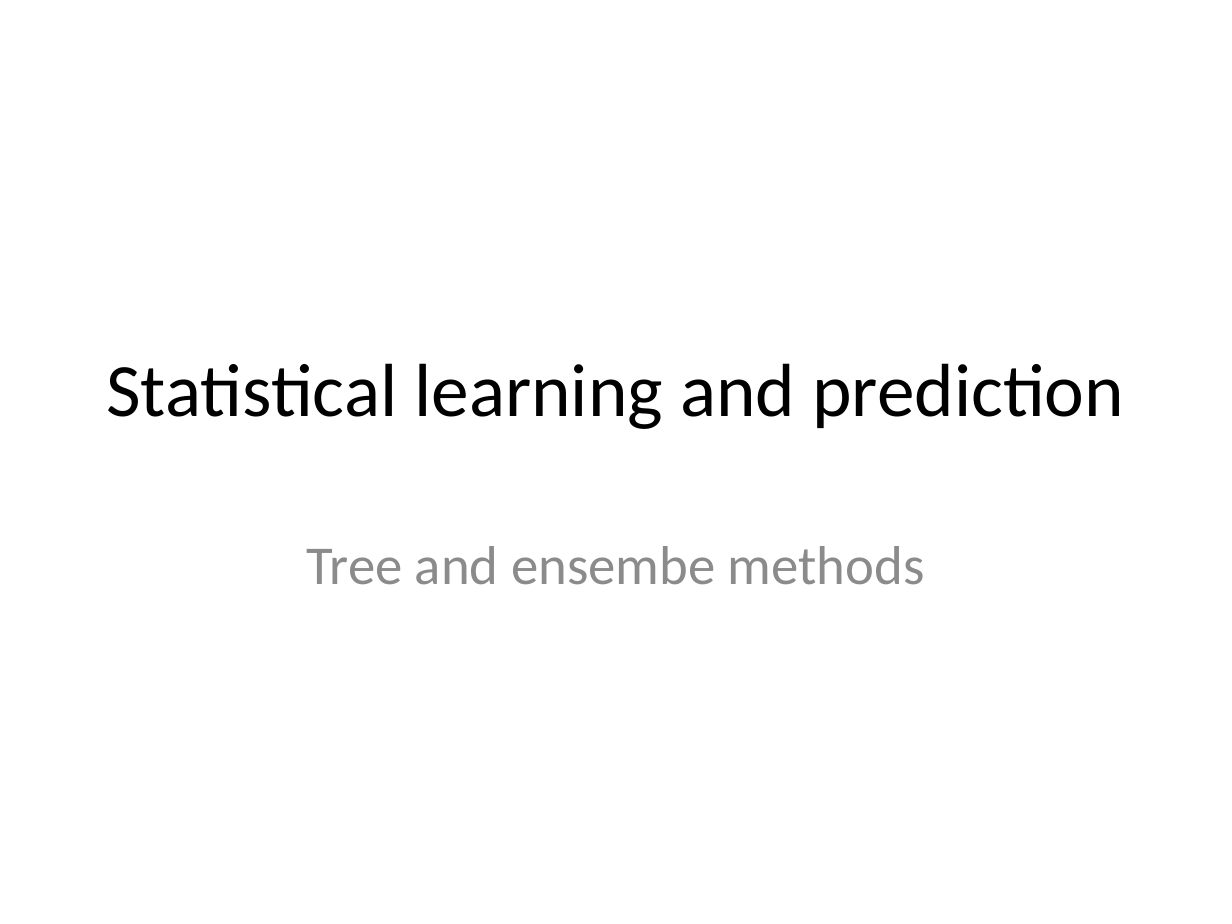
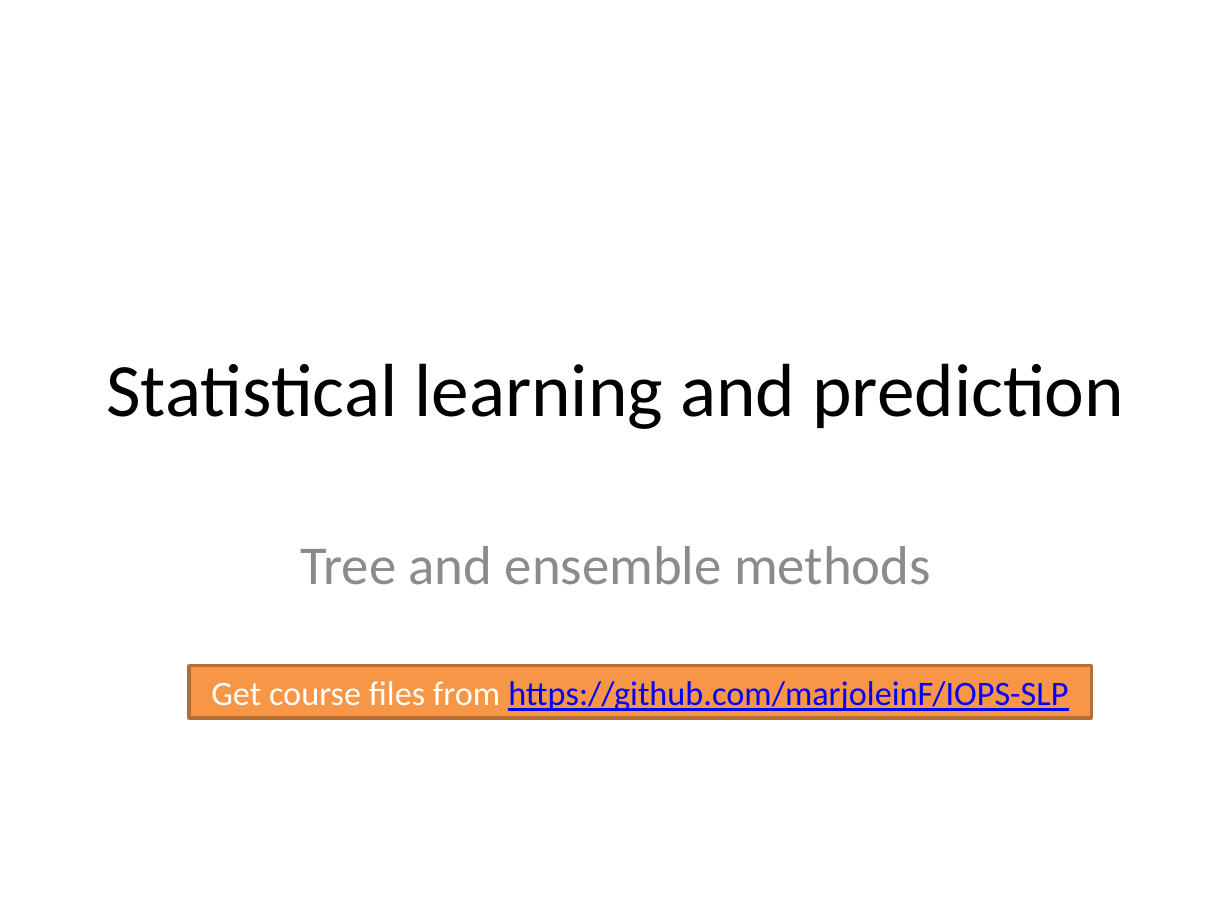
Before and after one commit to marjoleinF/IOPS-SLP, a slide deck: slide 1 of IOPS - trees & ensembles.pptx. Drawn at 1232x924 pixels with LibreOffice and Linux fonts; fonts in the diff are those of the drawing. Boxes give left, top, right and bottom in pixels: in the first picture for what was removed or moved away, otherwise in the second. Text is boxed around its words. In the diff, an @@ line names an element or a change of style, - is before the commit and + after.

```diff
--- a/IOPS - trees & ensembles.pptx
+++ b/IOPS - trees & ensembles.pptx
@@ subtitle at <box>300,546,931,585</box>: text changed @@
-Tree and ensembe methods
+Tree and ensemble methods
@@ rectangle added at <box>190,665,1092,717</box>, fill #F79646, outline #B76F34 2 pt, 20 pt, text #0000FF, underline @@
+Get course files from https://github.com/marjoleinF/IOPS-SLP
```
Also in this commit, not shown: 5 other slides changed, 1 other file.
